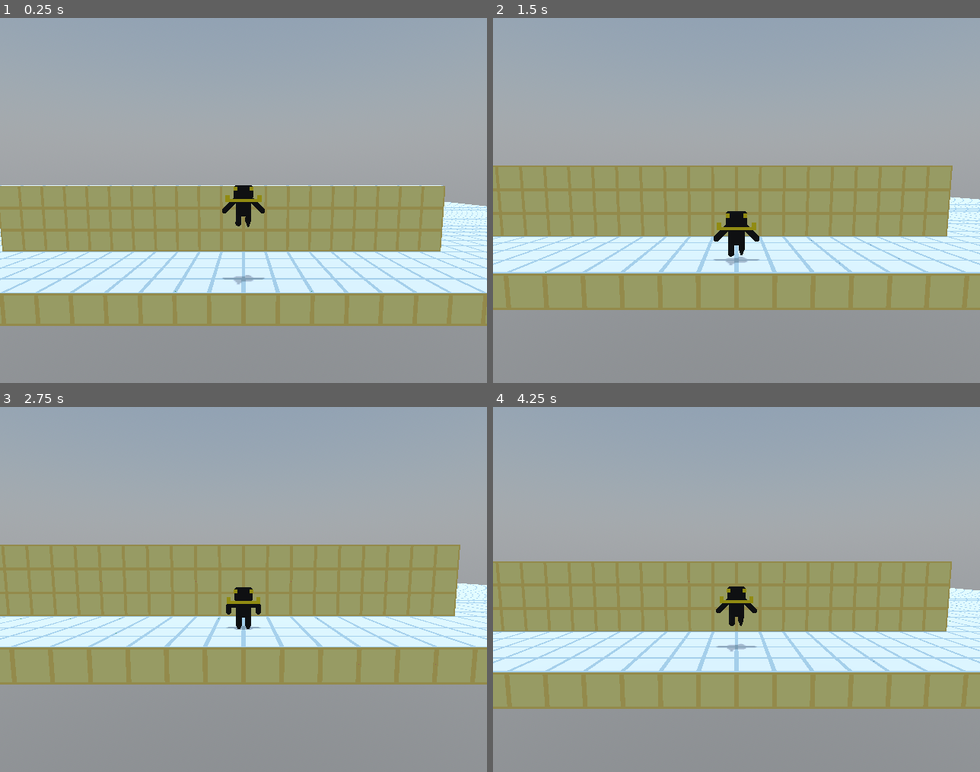
Above: before the commit, frames 1-4 (two rows, left to right).
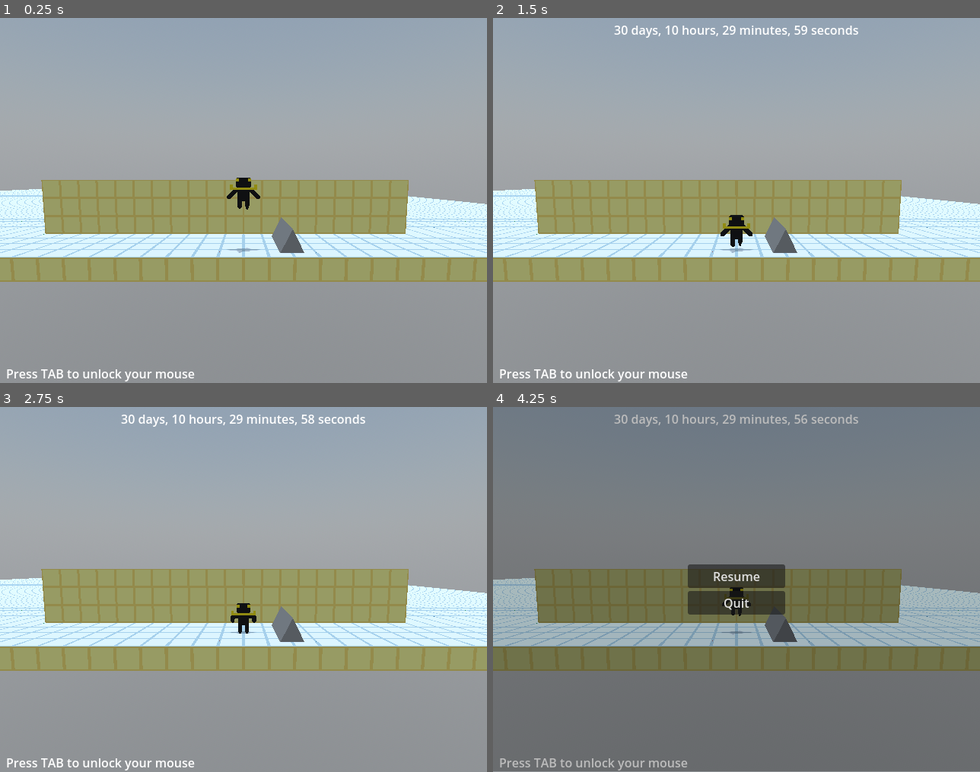
Above: after the commit, the same moments.

Repository: TechySec/The-Long-3D
Game: Godot game, scene res://rooms/test.tscn
Same seed, same stepped clock (60 frames per second), same inputs: the game is played once before the commit and once after it.
Inputs (mouse positions are in pixels of both pictures, inside the frame that each line leads up to):
- Up to frame 1 (0.25 s): no input
- Up to frame 2 (1.5 s): tap Enter at 0.5 s; move the mouse to (760, 200) at 0.52 s; hold W (forward_hop) 0.53-1.28 s; tap Tab at 0.6, 1.35 s; tap Space (jump) at 0.77 s; move the mouse to (639, 218) at 1.27 s; hold S (backwards_hop) from 1.28 s (still down)
- Up to frame 3 (2.75 s): tap Space (jump) at 1.52 s; move the mouse to (253, 582) at 2.02 s; release S (backwards_hop) at 2.03 s; hold W (forward_hop) from 2.03 s (still down); tap Tab at 2.1 s
- Up to frame 4 (4.25 s): keep holding W (forward_hop); move the mouse to (712, 662) at 2.77 s; tap Tab at 2.85, 3.6 s; tap Space (jump) at 3.02, 3.77 s; move the mouse to (775, 593) at 3.52 s; tap Escape (pause, bound only after the commit) at 4.15 s

The runs differ from the first frame. In frame 1, 32% of the frame differs, in the area x 0-100%, y 43-100%; in frame 2, 28%; in frame 3, 23%; in frame 4, 99%, in the area x 0-100%, y 0-100%.

Commit message:
tonna code

Diff:
--- /dev/null
+++ b/audio/AudioHandler.tscn
@@ -0,0 +1,21 @@
+[gd_scene load_steps=4 format=3 uid="uid://bqyxgsfau12j3"]
+
+[ext_resource type="Script" uid="uid://bsw3kdmu5u068" path="res://audio/audio_handler.gd" id="1_q5yth"]
+[ext_resource type="AudioStream" uid="uid://ch6ke7etpue7n" path="res://audio/music/stalagmite (wip).ogg" id="2_j8obr"]
+[ext_resource type="AudioStream" uid="uid://d2fjfwks0dy3u" path="res://audio/sfx/moving-stone.mp3" id="3_nexa2"]
+
+[node name="AudioHandler" type="Node" node_paths=PackedStringArray("music_array", "sounds_array")]
+script = ExtResource("1_q5yth")
+music_array = [NodePath("MUSIC/Stalagmite(wip)")]
+sounds_array = [NodePath("SFX/MovingStone")]
+
+[node name="MUSIC" type="Node" parent="."]
+
+[node name="Stalagmite(wip)" type="AudioStreamPlayer" parent="MUSIC"]
+stream = ExtResource("2_j8obr")
+parameters/looping = true
+
+[node name="SFX" type="Node" parent="."]
+
+[node name="MovingStone" type="AudioStreamPlayer" parent="SFX"]
+stream = ExtResource("3_nexa2")
--- /dev/null
+++ b/audio/audio_handler.gd
@@ -0,0 +1,26 @@
+extends Node
+
+## Ensure the song is the same as the index variable when adding
+## new music. This is just so we don't have random magic numbers.
+enum Music {
+	STALAGMITE = 0
+}
+
+enum Sounds {
+	ROCK_AND_STONE = 0
+}
+
+@export var music_array:Array[AudioStreamPlayer]
+@export var sounds_array:Array[AudioStreamPlayer]
+
+
+## Stops all music and plays a new song.
+func change_music(song:Music = Music.STALAGMITE):
+	stop_music()
+	music_array[song].play()
+
+func stop_music(): for i in music_array: i.stop()
+
+func play_sfx(sound:Sounds): if sound: sounds_array[sound].play()
+
+func stop_sfx(): for i in sounds_array: i.stop()
--- a/models/tiles.tscn
+++ b/models/tiles.tscn
@@ -95,7 +95,7 @@
 
 [node name="Node3D" type="Node3D"]
 
-[node name="blockbench_export" type="Node3D" parent="."]
+[node name="blockbench_export" type="Node3D" parent="." groups=["GRASS"]]
 
 [node name="Generic Box" type="MeshInstance3D" parent="blockbench_export"]
 mesh = SubResource("ArrayMesh_q5fb6")
--- /dev/null
+++ b/nodes/UI.tscn
@@ -0,0 +1,73 @@
+[gd_scene load_steps=3 format=3 uid="uid://c54k5f8sl5ttn"]
+
+[ext_resource type="Script" uid="uid://tix466x6frj5" path="res://scripts/ui.gd" id="1_vuwep"]
+[ext_resource type="Script" uid="uid://dqthffc721nyc" path="res://scripts/pause_menu.gd" id="2_57650"]
+
+[node name="CanvasLayer" type="CanvasLayer"]
+process_mode = 3
+script = ExtResource("1_vuwep")
+
+[node name="GameHud" type="Control" parent="."]
+layout_mode = 3
+anchors_preset = 0
+offset_right = 40.0
+offset_bottom = 40.0
+
+[node name="Label" type="Label" parent="GameHud"]
+layout_mode = 0
+offset_left = 8.0
+offset_top = 456.0
+offset_right = 256.0
+offset_bottom = 479.0
+text = "Press TAB to unlock your mouse"
+vertical_alignment = 1
+
+[node name="RichTextLabel" type="RichTextLabel" parent="GameHud"]
+layout_mode = 0
+offset_right = 640.0
+offset_bottom = 32.0
+bbcode_enabled = true
+text = "[TIME_HERE]"
+horizontal_alignment = 1
+vertical_alignment = 1
+
+[node name="PauseMenu" type="Control" parent="."]
+visible = false
+layout_mode = 3
+anchors_preset = 0
+offset_right = 40.0
+offset_bottom = 40.0
+script = ExtResource("2_57650")
+metadata/_edit_lock_ = true
+
+[node name="ColorRect" type="ColorRect" parent="PauseMenu"]
+layout_mode = 0
+offset_right = 640.0
+offset_bottom = 479.0
+color = Color(0, 0, 0, 0.2627451)
+
+[node name="VBoxContainer" type="VBoxContainer" parent="PauseMenu"]
+layout_mode = 1
+anchors_preset = 8
+anchor_left = 0.5
+anchor_top = 0.5
+anchor_right = 0.5
+anchor_bottom = 0.5
+offset_left = 236.0
+offset_top = 12.0
+offset_right = 364.0
+offset_bottom = 428.0
+grow_horizontal = 2
+grow_vertical = 2
+alignment = 1
+
+[node name="Resume" type="Button" parent="PauseMenu/VBoxContainer"]
+layout_mode = 2
+text = "Resume"
+
+[node name="Quit" type="Button" parent="PauseMenu/VBoxContainer"]
+layout_mode = 2
+text = "Quit"
+
+[connection signal="button_up" from="PauseMenu/VBoxContainer/Resume" to="PauseMenu" method="_on_resume_button_up"]
+[connection signal="button_up" from="PauseMenu/VBoxContainer/Quit" to="PauseMenu" method="_on_quit_button_up"]
--- /dev/null
+++ b/nodes/objects/spike.gd
@@ -0,0 +1,6 @@
+extends Area3D
+
+
+func _on_body_entered(body: Node3D) -> void:
+	if body is Player:
+		body.kill()
--- /dev/null
+++ b/nodes/objects/spike.tscn
@@ -0,0 +1,21 @@
+[gd_scene load_steps=4 format=3 uid="uid://dla17v78vgug3"]
+
+[ext_resource type="Script" uid="uid://d0opowvs0y6d1" path="res://nodes/objects/spike.gd" id="1_chu3x"]
+
+[sub_resource type="PrismMesh" id="PrismMesh_asowu"]
+
+[sub_resource type="ConcavePolygonShape3D" id="ConcavePolygonShape3D_chu3x"]
+data = PackedVector3Array(0, 0.5, 0.5, 0.5, -0.5, 0.5, -0.5, -0.5, 0.5, 0, 0.5, -0.5, -0.5, -0.5, -0.5, 0.5, -0.5, -0.5, 0, 0.5, 0.5, 0, 0.5, -0.5, 0.5, -0.5, 0.5, 0, 0.5, -0.5, 0.5, -0.5, -0.5, 0.5, -0.5, 0.5, 0, 0.5, -0.5, 0, 0.5, 0.5, -0.5, -0.5, -0.5, 0, 0.5, 0.5, -0.5, -0.5, 0.5, -0.5, -0.5, -0.5, -0.5, -0.5, 0.5, 0.5, -0.5, 0.5, -0.5, -0.5, -0.5, 0.5, -0.5, 0.5, 0.5, -0.5, -0.5, -0.5, -0.5, -0.5)
+
+[node name="SPIKE" type="Area3D"]
+script = ExtResource("1_chu3x")
+
+[node name="MeshInstance3D" type="MeshInstance3D" parent="."]
+transform = Transform3D(1, 0, 0, 0, 1, 0, 0, 0, 1, 0, 0.5, 0)
+mesh = SubResource("PrismMesh_asowu")
+
+[node name="CollisionShape3D2" type="CollisionShape3D" parent="."]
+transform = Transform3D(0.5, 0, 0, 0, 0.5, 0, 0, 0, 1, 0, 0.25, 0)
+shape = SubResource("ConcavePolygonShape3D_chu3x")
+
+[connection signal="body_entered" from="." to="." method="_on_body_entered"]
--- a/nodes/player.tscn
+++ b/nodes/player.tscn
@@ -1,9 +1,8 @@
-[gd_scene load_steps=17 format=4 uid="uid://x7ixskn1mbjl"]
+[gd_scene load_steps=16 format=4 uid="uid://x7ixskn1mbjl"]
 
 [ext_resource type="Script" uid="uid://dv48y0fk4u4fi" path="res://scripts/player_scripts/player.gd" id="1_onrkg"]
 [ext_resource type="Script" uid="uid://b3dn0nsguyle3" path="res://scripts/player_scripts/camera.gd" id="3_i3pqv"]
 [ext_resource type="Script" uid="uid://drdd121h3fn3j" path="res://scripts/player_scripts/player_model.gd" id="3_sweqy"]
-[ext_resource type="Script" uid="uid://b1uqci7m3dgon" path="res://nodes/2dcamera.gd" id="4_hqdnm"]
 [ext_resource type="Texture2D" uid="uid://b1o65nfxljl5l" path="res://models/sad/sad_0.png" id="5_2wrp4"]
 [ext_resource type="Texture2D" uid="uid://nh3dj1hex8fm" path="res://models/sad/sad_1.png" id="6_46y3y"]
 
@@ -329,7 +328,7 @@
 &"idle": SubResource("Animation_ejohg")
 }
 
-[node name="CharacterBody3D" type="CharacterBody3D" node_paths=PackedStringArray("camera", "cameraHandler")]
+[node name="Player" type="CharacterBody3D" node_paths=PackedStringArray("camera", "cameraHandler")]
 script = ExtResource("1_onrkg")
 camera = NodePath("SpringArmPivot/SpringArm3D/Camera3D")
 cameraHandler = NodePath("SpringArmPivot")
@@ -359,12 +358,9 @@
 transform = Transform3D(1, 0, 0, 0, 0.99619466, 0.08715573, 0, -0.08715573, 0.99619466, 0, 2, 6)
 top_level = true
 current = true
-script = ExtResource("4_hqdnm")
 
 [node name="SHAKE_TIME" type="Timer" parent="2DCAMERA"]
 one_shot = true
-
-[node name="RayCast3D" type="RayCast3D" parent="."]
 
 [node name="blockbench_export" type="Node3D" parent="."]
 transform = Transform3D(1, 0, 0, 0, 1, 0, 0, 0, 1, 0, -0.5, 0)
@@ -393,7 +389,7 @@
 bones/2/rest = Transform3D(1, 0, 0, 0, 1, 0, 0, 0, 1, 0.15625, -0.0625, 0)
 bones/2/enabled = true
 bones/2/position = Vector3(0.15625, -0.0625, 0)
-bones/2/rotation = Quaternion(0, 0, 0, 1)
+bones/2/rotation = Quaternion(0.38268343, 0, 0, 0.9238795)
 bones/2/scale = Vector3(1, 1, 1)
 bones/3/name = "bone3"
 bones/3/parent = 2
@@ -414,7 +410,7 @@
 bones/5/rest = Transform3D(1, 0, 0, 0, 1, 0, 0, 0, 1, -0.15625, -0.0625, 0)
 bones/5/enabled = true
 bones/5/position = Vector3(-0.15625, -0.0625, 0)
-bones/5/rotation = Quaternion(0, 0, 0, 1)
+bones/5/rotation = Quaternion(-0.38268343, 0, 0, 0.9238795)
 bones/5/scale = Vector3(1, 1, 1)
 bones/6/name = "bone5"
 bones/6/parent = 5
@@ -434,29 +430,29 @@
 bones/8/parent = 0
 bones/8/rest = Transform3D(1, 0, 0, 0, 1, 0, 0, 0, 1, 0.25, 0.375, -0.375)
 bones/8/enabled = true
-bones/8/position = Vector3(0.25, 0.25, -0.375)
-bones/8/rotation = Quaternion(0, 0, 0, 1)
+bones/8/position = Vector3(0.25, 0.375, -0.375)
+bones/8/rotation = Quaternion(0, 0, -0.38268343, 0.9238795)
 bones/8/scale = Vector3(1, 1, 1)
 bones/9/name = "bone2"
 bones/9/parent = 8
 bones/9/rest = Transform3D(1, 0, 0, 0, 1, 0, 0, 0, 1, 0.25, 0.03125, 0.40625)
 bones/9/enabled = true
 bones/9/position = Vector3(0.25, 0.03125, 0.40625)
-bones/9/rotation = Quaternion(0, 0, -0.69151306, 0.72236395)
+bones/9/rotation = Quaternion(0, 0, 0, 1)
 bones/9/scale = Vector3(1, 1, 1)
 bones/10/name = "larm"
 bones/10/parent = 0
 bones/10/rest = Transform3D(1, 0, 0, 0, 1, 0, 0, 0, 1, -0.25, 0.375, -0.375)
 bones/10/enabled = true
-bones/10/position = Vector3(-0.25, 0.25, -0.375)
-bones/10/rotation = Quaternion(0, 0, 0, 1)
+bones/10/position = Vector3(-0.25, 0.375, -0.375)
+bones/10/rotation = Quaternion(0, 0, 0.38268343, 0.9238795)
 bones/10/scale = Vector3(1, 1, 1)
 bones/11/name = "bone4"
 bones/11/parent = 10
 bones/11/rest = Transform3D(1, 0, 0, 0, 1, 0, 0, 0, 1, -0.25, 0.03125, 0.40625)
 bones/11/enabled = true
 bones/11/position = Vector3(-0.25, 0.03125, 0.40625)
-bones/11/rotation = Quaternion(0, 0, 0.7071068, 0.7071068)
+bones/11/rotation = Quaternion(0, 0, 0, 1)
 bones/11/scale = Vector3(1, 1, 1)
 
 [node name="bone6" type="MeshInstance3D" parent="blockbench_export/bone6/Skeleton3D"]
@@ -467,3 +463,7 @@
 libraries = {
 &"": SubResource("AnimationLibrary_ejohg")
 }
+
+[node name="RESPAWN_TIMER" type="Timer" parent="."]
+
+[connection signal="timeout" from="RESPAWN_TIMER" to="." method="_on_respawn_timer_timeout"]
--- a/project.godot
+++ b/project.godot
@@ -19,6 +19,8 @@
 [autoload]
 
 Global="*res://scripts/global.gd"
+AudioHandler="*res://audio/AudioHandler.tscn"
+GameUI="*res://nodes/UI.tscn"
 
 [display]
 
@@ -26,6 +28,10 @@
 window/size/viewport_height=480
 window/size/initial_position=Vector2i(6, 9)
 window/stretch/mode="viewport"
+
+[global_group]
+
+GRASS=""
 
 [input]
 
@@ -70,6 +76,16 @@
 , Object(InputEventKey,"resource_local_to_scene":false,"resource_name":"","device":-1,"window_id":0,"alt_pressed":false …(186 unchanged characters)…
 ]
 }
+restart={
+"deadzone": 0.2,
+"events": [Object(InputEventKey,"resource_local_to_scene":false,"resource_name":"","device":-1,"window_id":0,"alt_pressed":false,"shift_pressed":false,"ctrl_pressed":false,"meta_pressed":false,"pressed":false,"keycode":0,"physical_keycode":82,"key_label":0,"unicode":114,"location":0,"echo":false,"script":null)
+]
+}
+pause={
+"deadzone": 0.2,
+"events": [Object(InputEventKey,"resource_local_to_scene":false,"resource_name":"","device":-1,"window_id":0,"alt_pressed":false,"shift_pressed":false,"ctrl_pressed":false,"meta_pressed":false,"pressed":false,"keycode":0,"physical_keycode":4194305,"key_label":0,"unicode":0,"location":0,"echo":false,"script":null)
+]
+}
 
 [rendering]
 
--- a/rooms/test.tscn
+++ b/rooms/test.tscn
@@ -1,9 +1,10 @@
-[gd_scene load_steps=10 format=3 uid="uid://dlj5m06lpfu75"]
+[gd_scene load_steps=11 format=3 uid="uid://dlj5m06lpfu75"]
 
 [ext_resource type="Script" uid="uid://b1ydu27vbdq56" path="res://scripts/room_scripts/room.gd" id="1_yo7q2"]
 [ext_resource type="PackedScene" uid="uid://x7ixskn1mbjl" path="res://nodes/player.tscn" id="2_tu2lb"]
 [ext_resource type="Script" uid="uid://gmeis7recxob" path="res://scripts/room_scripts/change_rooms.gd" id="4_gdiw3"]
 [ext_resource type="MeshLibrary" uid="uid://bjd4jkonv4517" path="res://models/prototype_mesh_library.tres" id="4_yo7q2"]
+[ext_resource type="PackedScene" uid="uid://dla17v78vgug3" path="res://nodes/objects/spike.tscn" id="5_tu2lb"]
 
 [sub_resource type="PhysicalSkyMaterial" id="PhysicalSkyMaterial_37kl0"]
 ground_color = Color(1, 1, 1, 1)
@@ -23,15 +24,18 @@
 [sub_resource type="BoxShape3D" id="BoxShape3D_yo7q2"]
 size = Vector3(199, 107, 3)
 
-[node name="Node3D" type="Node3D" node_paths=PackedStringArray("room_default_point", "room_spawn_positions")]
+[node name="Node3D" type="Node3D" node_paths=PackedStringArray("room_default_point", "room_spawn_positions", "camera_position")]
 script = ExtResource("1_yo7q2")
 room_default_point = NodePath("DEFAULT_POSITION")
 room_spawn_positions = {
 0: NodePath("Node3D/SPAWN_POSITION")
 }
 camera_mode = 0
+lock_camera = true
+camera_position = NodePath("Marker3D")
+set_song = true
 
-[node name="CharacterBody3D" parent="." instance=ExtResource("2_tu2lb")]
+[node name="Player" parent="." instance=ExtResource("2_tu2lb")]
 transform = Transform3D(1, 0, 0, 0, 1, 0, 0, 0, 1, 0, 40, 89)
 floor_stop_on_slope = false
 
@@ -80,4 +84,16 @@
 shape = SubResource("BoxShape3D_yo7q2")
 debug_color = Color(0, 0.6, 0.69803923, 1)
 
+[node name="SPIKE" parent="." instance=ExtResource("5_tu2lb")]
+transform = Transform3D(1, 0, 0, 0, 1, 0, 0, 0, 1, 2, 1, -4)
+
+[node name="SPIKE2" parent="." instance=ExtResource("5_tu2lb")]
+transform = Transform3D(1, 0, 0, 0, 1, 0, 0, 0, 1, 2, 1, -5)
+
+[node name="SPIKE3" parent="." instance=ExtResource("5_tu2lb")]
+transform = Transform3D(1, 0, 0, 0, 1, 0, 0, 0, 1, 2, 1, -6)
+
+[node name="Marker3D" type="Marker3D" parent="."]
+transform = Transform3D(1, 0, 0, 0, 1, 0, 0, 0, 1, 0, 4, 6)
+
 [connection signal="body_entered" from="Area3D" to="Area3D" method="_on_body_entered"]
--- a/scripts/global.gd
+++ b/scripts/global.gd
@@ -1,4 +1,6 @@
 extends Node
+
+var player:Player
 
 var time_remaining := 2629800
 var objects := []
@@ -7,8 +9,14 @@
 var time_remover := 1.0
 var time_remover_multiplier := 1.0
 
+var timer_text:String
+
 var next_room_position : int = -1
 var camera_rotation_pre_room_enter:Vector3
+
+var respawn_time:float = 2.5
+
+var respawn_position : int = -99
 
 func _process(delta: float) -> void:
 	tick -= delta
@@ -21,6 +29,6 @@
 		var hours = floor(time_remaining / 3600) % 24
 		var days = floor(time_remaining / 86400)
 
-		#print("%02d days, %02d hours, %02d minutes, and %02d seconds."%[days,hours,minutes,seconds])
+		timer_text = "%02d days, %02d hours, %02d minutes, %02d seconds"%[days,hours,minutes,seconds]
 
 		tick = 1
--- /dev/null
+++ b/scripts/pause_menu.gd
@@ -0,0 +1,5 @@
+extends Control
+
+func _on_resume_button_up() -> void: get_parent().pause_game()
+
+func _on_quit_button_up() -> void: get_tree().quit()
--- a/scripts/player_scripts/camera.gd
+++ b/scripts/player_scripts/camera.gd
@@ -1,8 +1,8 @@
 class_name CameraHandler extends Node3D
 
 enum CAMERA_MODE {
-	MODE_2D = 0,
-	MODE_3D = 1
+	MODE_2D = 0, ## Will either follow Sade in a sideview or be locked in a set position if [Room.lock_camera] (Lock camera position in inspector) is enabled.
+	MODE_3D = 1 ## Will change the camera and Sade's movement to be similar to games like Roblox's movement. Can not zoom in and out of the camera.
 }
 
 @export var sensitivity := 0.005
@@ -20,7 +20,9 @@
 
 @onready var main_camera:Camera3D = $SpringArm3D/Camera3D
 
-func _init():
+var lock_camera:bool = false
+
+func _ready() -> void:
 	Input.set_mouse_mode(Input.MOUSE_MODE_CAPTURED)
 
 func _process(delta: float) -> void:
@@ -28,6 +30,9 @@
 
 	var player_vel_norm:Vector3 = player.velocity.normalized()
 	if camera_mode == CAMERA_MODE.MODE_2D:
+		if lock_camera:
+			return
+
 		top_down_camera.make_current()
 		var camera_pos = Vector3 (
 			player.global_position.x + player_vel_norm.x*top_down_camera_distance,
--- a/scripts/player_scripts/player.gd
+++ b/scripts/player_scripts/player.gd
@@ -23,6 +23,7 @@
 
 func _physics_process(delta: float) -> void:
 	if is_fuckign_dead_oh_my_fucking_god_he_died_jesus_christ_he_died_waaa_waaa_waaa:
+		if $RESPAWN_TIMER.is_stopped(): $RESPAWN_TIMER.start()
 		return
 
 	# oh my god there is no Y :(
@@ -60,7 +61,7 @@
 		else:
 			position.z = lerpf(position.z, original_layer_position, delta * no_wall_failed_weight)
 
-			if absf(position.z - original_layer_position) < 0.001:
+			if absf(position.z - original_layer_position) <= 0:
 				no_wall_check_failed = false
 
 
@@ -80,3 +81,11 @@
 		velocity.y /= 2
 
 	move_and_slide()
+
+
+func kill():
+	is_fuckign_dead_oh_my_fucking_god_he_died_jesus_christ_he_died_waaa_waaa_waaa = true
+
+
+func _on_respawn_timer_timeout() -> void:
+	get_tree().reload_current_scene()
--- a/scripts/player_scripts/player_model.gd
+++ b/scripts/player_scripts/player_model.gd
@@ -5,8 +5,6 @@
 
 @export var rotation_change_weight := 24.0
 
-var needs_to_idle:bool = true
-var idled:bool = true
 var has_grounded := false
 
 func _ready() -> void:
@@ -16,16 +14,23 @@
 func _process(delta: float) -> void:
 	var destined_rotation:float
 
-	if player.velocity.x > 0: destined_rotation = deg_to_rad(-115)
-	elif player.velocity.x < 0: destined_rotation = deg_to_rad(-245)
-	else: destined_rotation = deg_to_rad(-180)
+	if player.is_fuckign_dead_oh_my_fucking_god_he_died_jesus_christ_he_died_waaa_waaa_waaa:
+		animation_player.stop()
+		return
+	if player.cameraHandler.camera_mode == CameraHandler.CAMERA_MODE.MODE_2D:
+		if player.velocity.x > 0: destined_rotation = deg_to_rad(-115)
+		elif player.velocity.x < 0: destined_rotation = deg_to_rad(-245)
+		else: destined_rotation = deg_to_rad(-180)
+
+		global_rotation.y = lerp_angle(global_rotation.y, destined_rotation, delta * rotation_change_weight)
+	else:
+		var look_position:Vector3 = global_position + Vector3(player.velocity.x, 0, player.velocity.z)
+		if not global_position.is_equal_approx(look_position):
+			look_at(look_position)
 
 	if player.velocity.x != 0 and player.is_on_floor():
 		animation_player.play("bounce")
-		idled = false
 	elif not player.is_on_floor():
 		animation_player.play("animation")
 	else:
 		animation_player.play("idle")
-
-	global_rotation.y = lerp_angle(global_rotation.y, destined_rotation, delta * rotation_change_weight)
--- a/scripts/room_scripts/room.gd
+++ b/scripts/room_scripts/room.gd
@@ -1,18 +1,40 @@
 class_name Room extends Node3D
 
+@export_group("Spawn positions")
+@export var checkpoint_room:bool ## Ensure one of the spawn points are -99 for respawning.
 @export var room_default_point : Marker3D
 @export var room_spawn_positions : Dictionary[int, Marker3D] ## Make sure to rotate the Marker3D to be the rotation you want sade to be in.
 
+## Changes the way how Sade and the camera work in this specific room.
 @export var camera_mode:CameraHandler.CAMERA_MODE = CameraHandler.CAMERA_MODE.MODE_3D
+
+@export_group("Lock camera position (2D ONLY!!!)")
+
+## Sets the side view camera to a fixed position in the room instead of following Sade.
+@export_custom(PROPERTY_HINT_GROUP_ENABLE, '')  var lock_camera:bool = false
+
+## Position camera will be placed once locked.
+@export var camera_position:Marker3D
+
+## Makes the camera rotate towards the rotation that the marker has been set to in the Transform.
+@export var inherit_marker_rotation:bool = false
+
+@export_group("Room Music")
+@export_custom(PROPERTY_HINT_GROUP_ENABLE, '') var set_song:bool = false
+@export var song:AudioHandler.Music
+
+var player:Player
 
 # Called when the node enters the scene tree for the first time.
 func _ready() -> void:
-	var player:Player
-
 	for child in get_children():
 		if child is Player:
 			player = child
 			break
+
+	Global.player = player
+
+	player.cameraHandler.lock_camera = lock_camera
 
 	player.cameraHandler.camera_mode = camera_mode
 
@@ -24,3 +46,11 @@
 		player.global_position = room_default_point.global_position
 		if camera_mode == CameraHandler.CAMERA_MODE.MODE_3D:
 			player.cameraHandler.global_rotation = room_default_point.global_rotation
+
+	if set_song:
+		AudioHandler.change_music(song)
+
+func _process(delta: float) -> void:
+	# i am not allowing you fucks to break this
+	if lock_camera and camera_mode == CameraHandler.CAMERA_MODE.MODE_2D:
+		player.cameraHandler.top_down_camera.global_position = camera_position.global_position
--- /dev/null
+++ b/scripts/ui.gd
@@ -0,0 +1,20 @@
+extends CanvasLayer
+
+var previous_mouse_mode:Input.MouseMode
+
+func _process(delta: float) -> void:
+	$GameHud/RichTextLabel.text = Global.timer_text
+	if Input.is_action_just_pressed("pause"):
+		pause_game()
+
+func pause_game():
+	if Input.mouse_mode != Input.MOUSE_MODE_VISIBLE:
+		previous_mouse_mode = Input.mouse_mode
+
+	get_tree().paused = !get_tree().paused
+	$PauseMenu.visible = get_tree().paused
+
+	$PauseMenu.set_process_input(get_tree().paused)
+
+	if get_tree().paused: Input.mouse_mode = Input.MOUSE_MODE_VISIBLE
+	else: Input.mouse_mode = previous_mouse_mode
Not shown, added: audio/audio_handler.gd.uid
Not shown, added: audio/music/stalagmite (wip).ogg.import
Not shown, added: audio/sfx/moving-stone.mp3.import
Not shown, added: nodes/objects/spike.gd.uid
Not shown, added: scripts/pause_menu.gd.uid
Not shown, added: scripts/ui.gd.uid
Not shown, added: audio/music/stalagmite (wip).ogg
Not shown, added: audio/sfx/moving-stone.mp3
